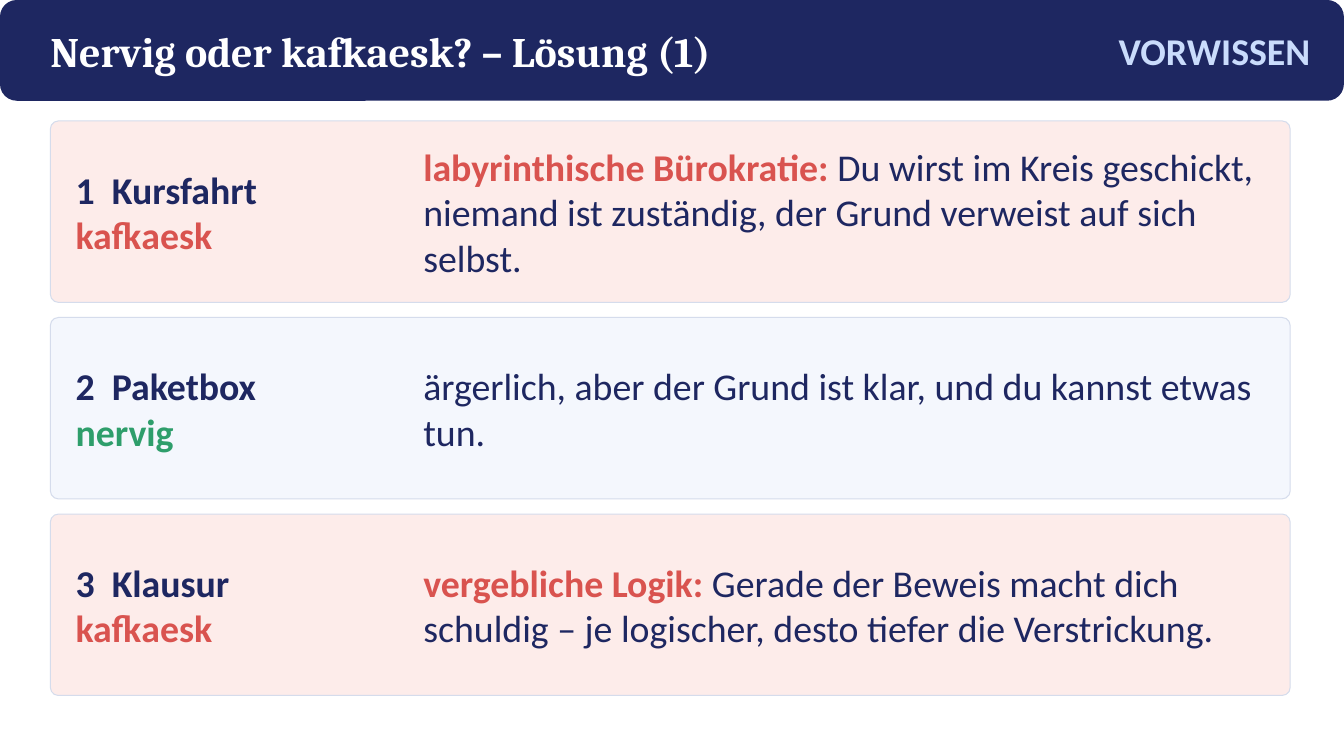
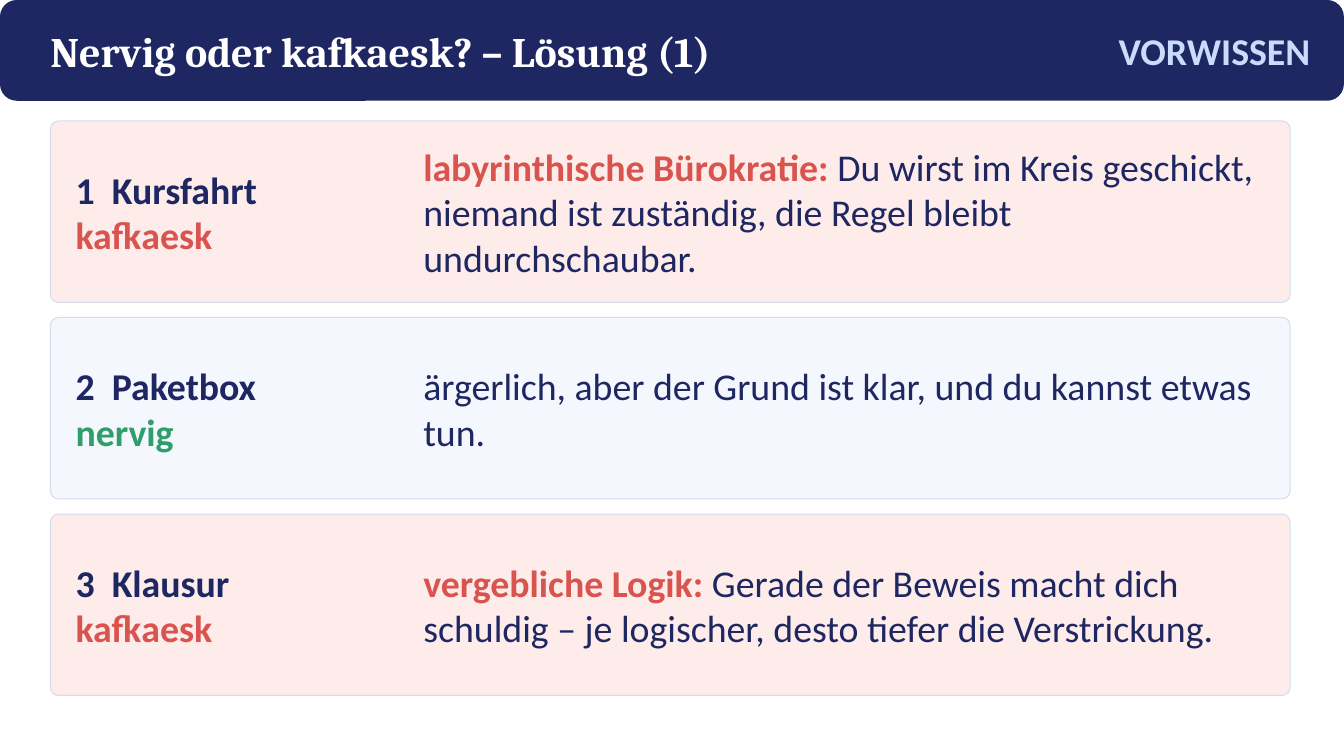
Before and after one commit to golzkonstantin-gif/Schule, a slide deck: slide 9 of Deutsch_11/Kafka_Vor_dem_Gesetz/Praesentation_Vor_dem_Gesetz.pptx. Drawn at 1344x756 pixels with LibreOffice and Linux fonts; fonts in the diff are those of the drawing. Boxes give left, top, right and bottom in pixels: in the first picture for what was removed or moved away, otherwise in the second. Text is boxed around its words. In the diff, an @@ line names an element or a change of style, - is before the commit and + after.

```diff
--- a/Deutsch_11/Kafka_Vor_dem_Gesetz/Praesentation_Vor_dem_Gesetz.pptx
+++ b/Deutsch_11/Kafka_Vor_dem_Gesetz/Praesentation_Vor_dem_Gesetz.pptx
@@ text at (423,154,1254,273): text changed @@
-labyrinthische Bürokratie: Du wirst im Kreis geschickt, niemand ist zuständig, der Grund verweist auf sich selbst.
+labyrinthische Bürokratie: Du wirst im Kreis geschickt, niemand ist zuständig, die Regel bleibt undurchschaubar.
```
Also in this commit, not shown: 6 other files.
